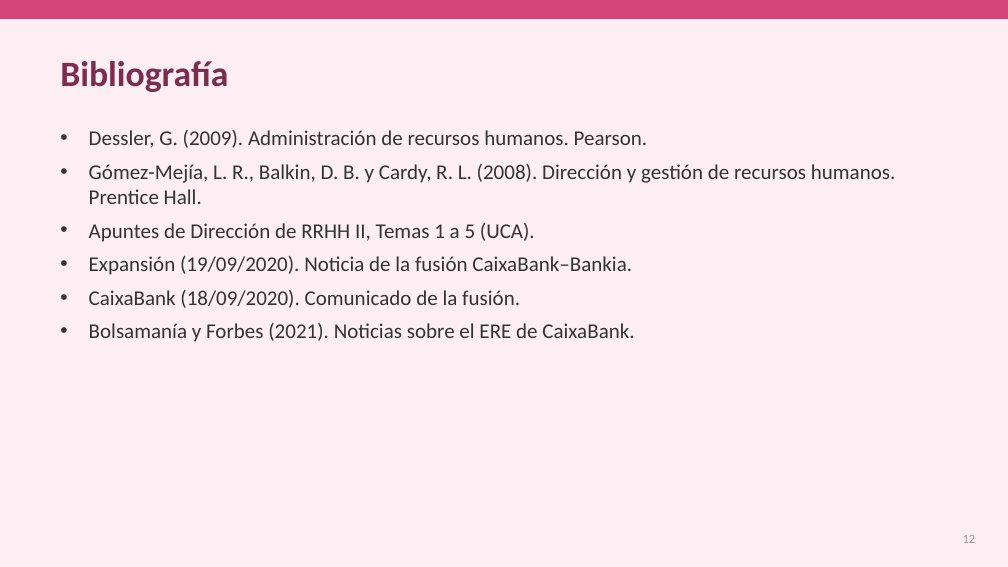
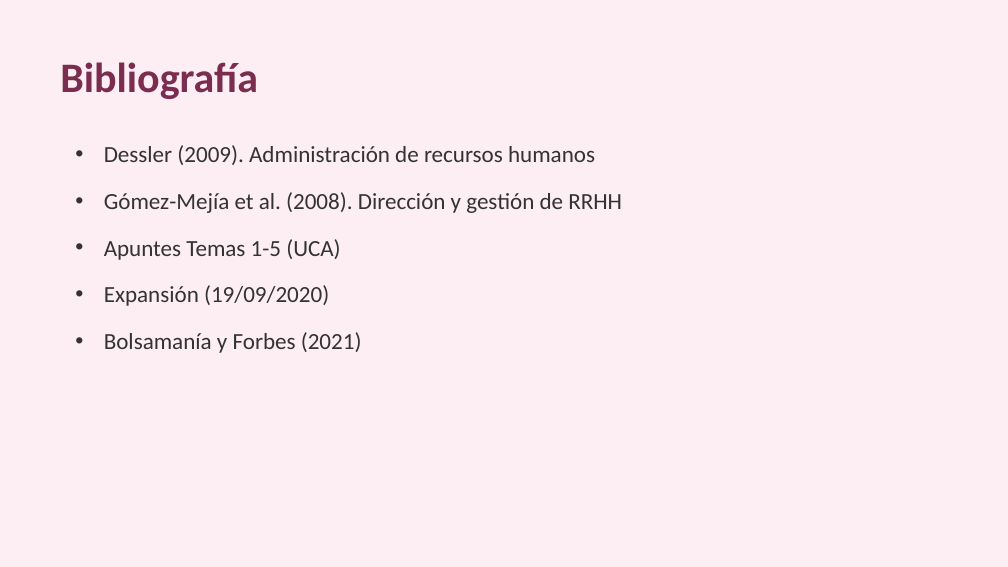
Before and after one commit to germancoortes/Ascensor, a slide deck: slide 11 of caso_caixabank_bankia/Presentacion_Fusion_CaixaBank_Bankia.pptx (slide 12 before the commit). Drawn at 1008x567 pixels with LibreOffice and Linux fonts; fonts in the diff are those of the drawing. Boxes give left, top, right and bottom in pixels: in the first picture for what was removed or moved away, otherwise in the second. Text is boxed around its words. In the diff, an @@ line names an element or a change of style, - is before the commit and + after.

```diff
--- a/caso_caixabank_bankia/Presentacion_Fusion_CaixaBank_Bankia.pptx
+++ b/caso_caixabank_bankia/Presentacion_Fusion_CaixaBank_Bankia.pptx
@@ rectangle removed at <box>0,0,1008,19</box> @@
@@ text "Bibliografía" at <box>60,62,258,99</box>: size 34 to 40 pt @@
@@ text at <box>104,145,622,353</box>: text changed; size 20 to 22 pt @@
-• Dessler, G. (2009). Administración de recursos humanos. Pearson.
-• Gómez-Mejía, L. R., Balkin, D. B. y Cardy, R. L. (2008). Dirección y gestión de recursos humanos. Prentice Hall.
-• Apuntes de Dirección de RRHH II, Temas 1 a 5 (UCA).
-• Expansión (19/09/2020). Noticia de la fusión CaixaBank–Bankia.
-• CaixaBank (18/09/2020). Comunicado de la fusión.
-• Bolsamanía y Forbes (2021). Noticias sobre el ERE de CaixaBank.
+• Dessler (2009). Administración de recursos humanos
+• Gómez-Mejía et al. (2008). Dirección y gestión de RRHH
+• Apuntes Temas 1-5 (UCA)
+• Expansión (19/09/2020)
+• Bolsamanía y Forbes (2021)
@@ text removed at <box>963,535,976,543</box> @@
-12
```
Also in this commit, not shown: 5 other slides changed, 5 slides added, 6 slides removed, 4 other files.
